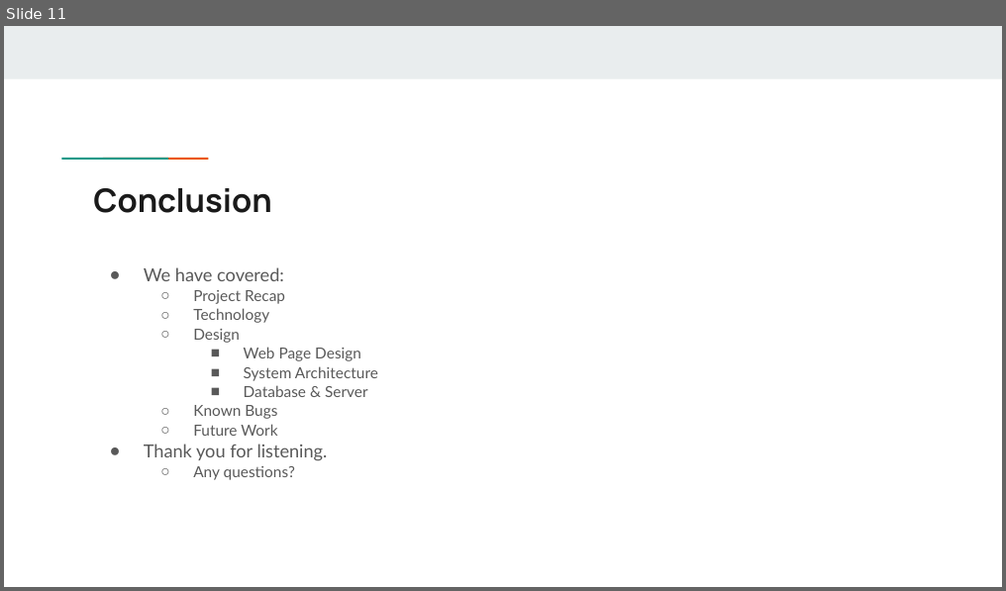
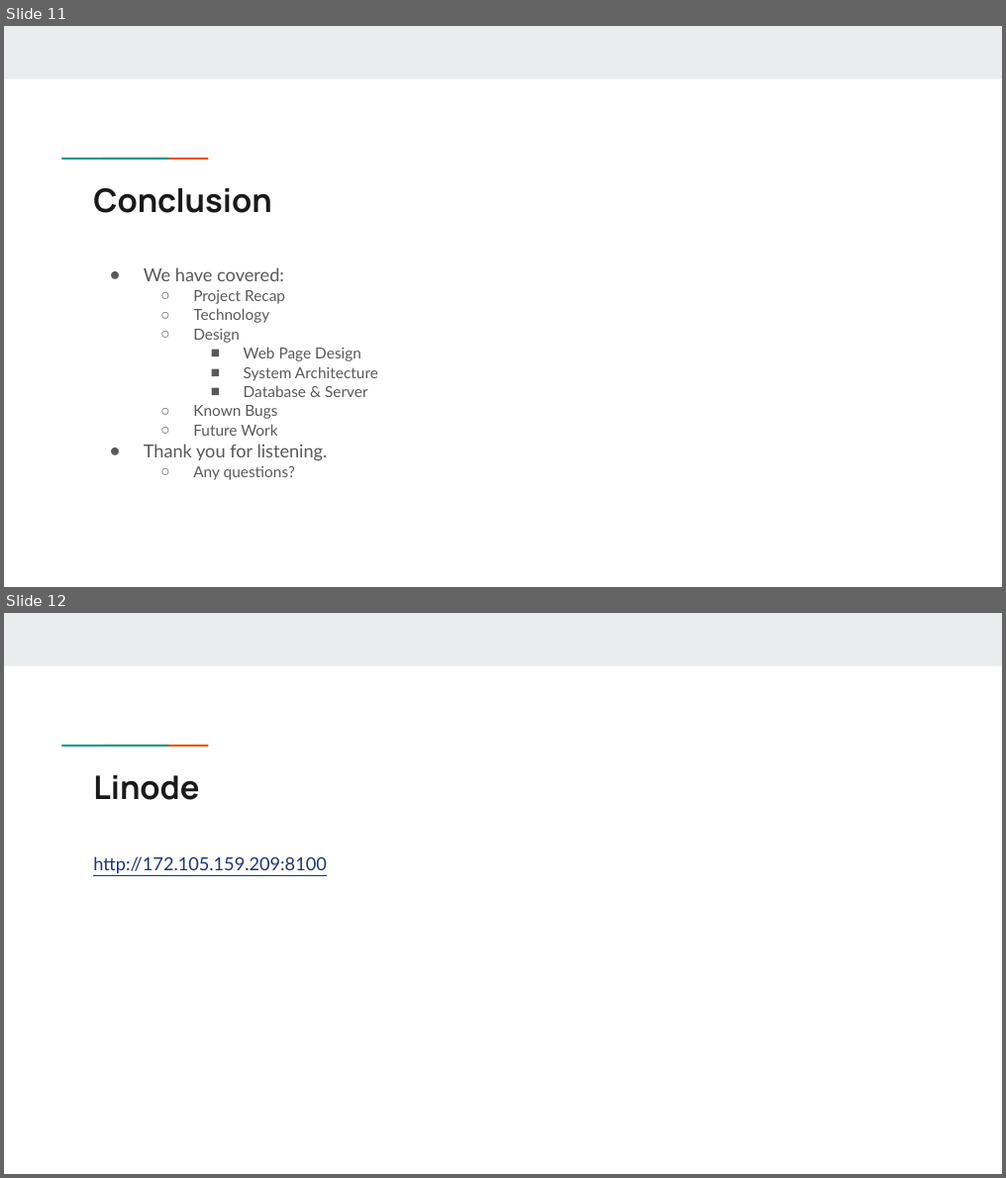
Before and after one commit to Waraylou/CalendarPlus, a slide deck: documentation/Calendar+ Final Report Presentation.pptx. Shown one above the other, each under a label of ours: slide 11 before the commit, slides 11 and 12 after it. The pictures are 1006x591 and 1006x1178 pixels, drawn with LibreOffice and Linux fonts; fonts in the diff are those of the drawing. Boxes give left, top, right and bottom in pixels: in the first picture for what was removed or moved away, otherwise in the second. Text is boxed around its words. In the diff, an @@ line names an element or a change of style, - is before the commit and + after.

Commit message:
presentation linode link :)

```diff
--- a/documentation/Calendar+ Final Report Presentation.pptx
+++ b/documentation/Calendar+ Final Report Presentation.pptx
@@ slide 12 added at [4,613,1002,1174], background #FFFFFF; not listed: 3 template elements that a slide beside it also shows @@
@@ title added at [93,775,199,800], 23.4 pt, text #1A1A1A, bold @@
+Linode
@@ text added at [93,857,326,873], 13 pt, text #1C3678, underline @@
+http://172.105.159.209:8100
```
